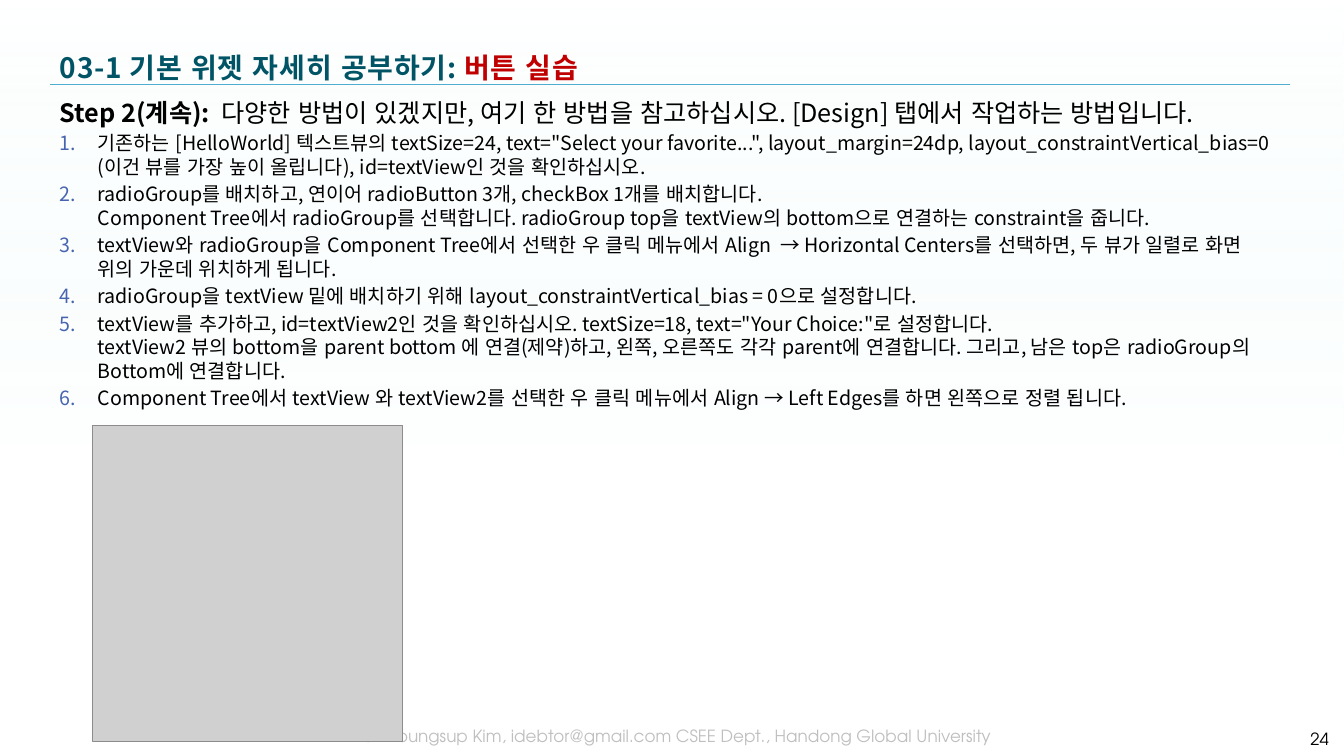
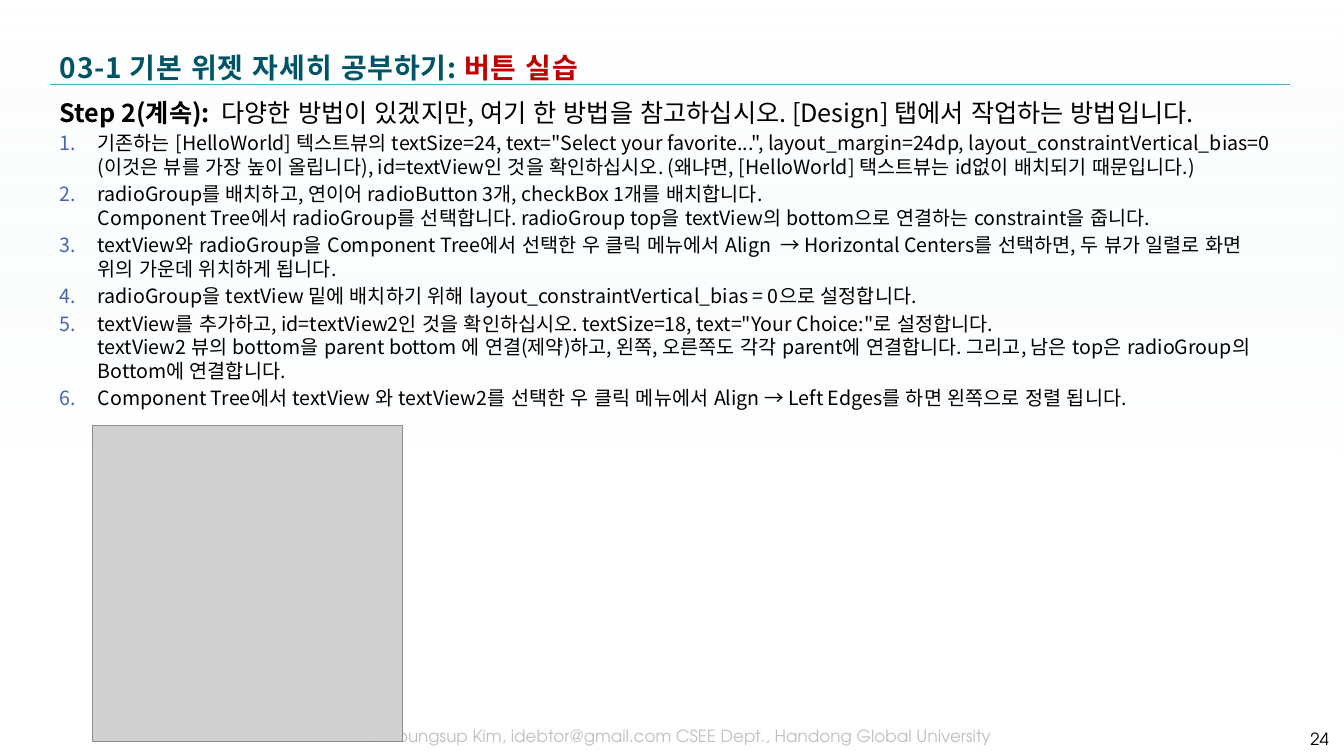
Before and after one commit to tae7841/HuStarAS, a slide deck: slide 24 of ppts/03Widget.pptx. Drawn at 1344x756 pixels with LibreOffice and Linux fonts; fonts in the diff are those of the drawing; grey boxes stand for pictures; background and template pictures are left out. Boxes give left, top, right and bottom in pixels: in the first picture for what was removed or moved away, otherwise in the second. Text is boxed around its words. In the diff, an @@ line names an element or a change of style, - is before the commit and + after.

```diff
--- a/ppts/03Widget.pptx
+++ b/ppts/03Widget.pptx
@@ text at (98,133,1270,178): text changed @@
-1. 기존하는 [HelloWorld] 텍스트뷰의 textSize=24, text="Select your favorite...", layout_margin=24dp, layout_constraintVertical_bias=0 (이건 뷰를 가장 높이 올립니다), id=textView인 것을 확인하십시오.
+1. 기존하는 [HelloWorld] 텍스트뷰의 textSize=24, text="Select your favorite...", layout_margin=24dp, layout_constraintVertical_bias=0 (이것은 뷰를 가장 높이 올립니다), id=textView인 것을 확인하십시오. (왜냐면, [HelloWorld] 택스트뷰는 id없이 배치되기 때문입니다.)
```
Also in this commit, not shown: 4 other slides changed.
